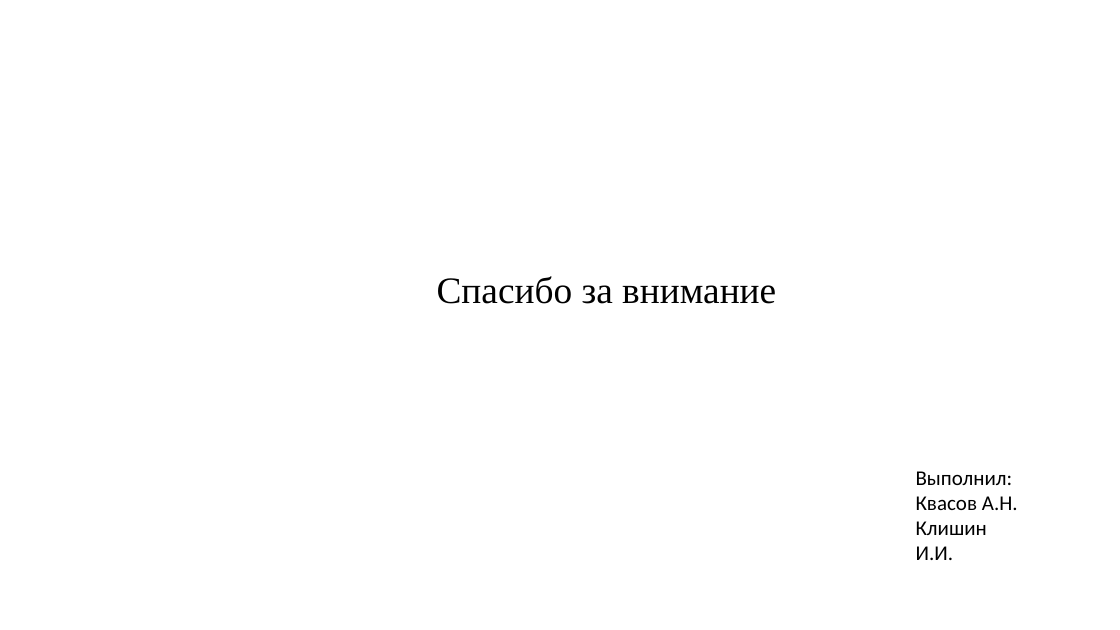
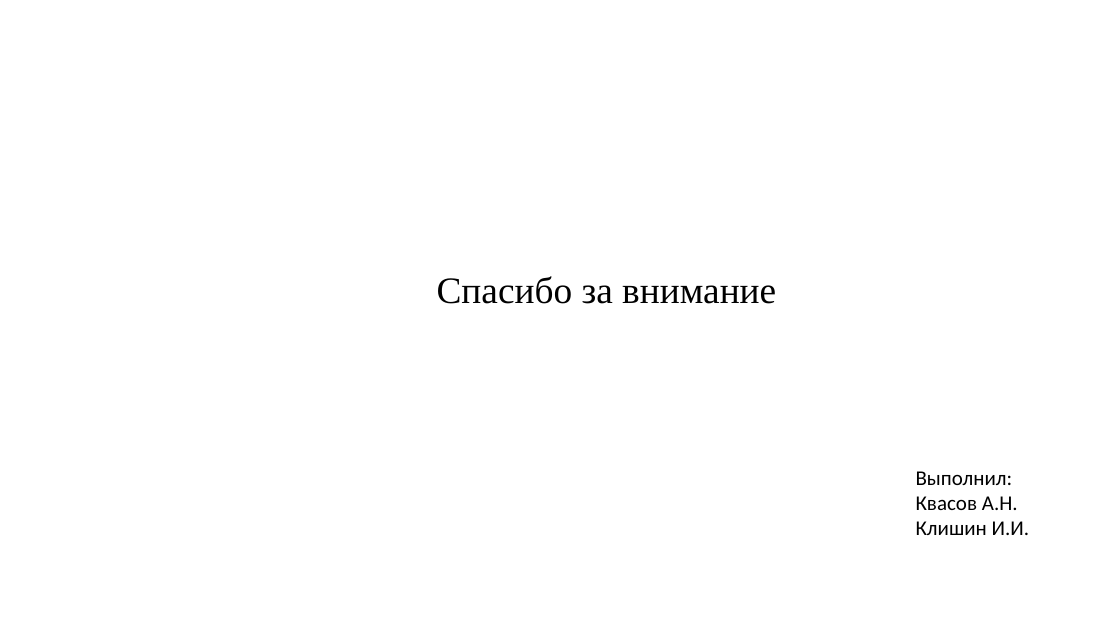
Before and after one commit to kvasov-dev/Medical-Analysis-System, a slide deck: slide 17 of Документация/Презентация.pptx (slide 18 before the commit). Drawn at 1120x630 pixels with LibreOffice and Linux fonts; fonts in the diff are those of the drawing. Boxes give left, top, right and bottom in pixels: in the first picture for what was removed or moved away, otherwise in the second. Text is boxed around its words. In the diff, an @@ line names an element or a change of style, - is before the commit and + after.

```diff
--- a/Документация/Презентация.pptx
+++ b/Документация/Презентация.pptx
@@ text "Выполнил:" rewrapped from <box>916,471,1018,560</box> to <box>916,471,1030,535</box> @@
```
Also in this commit, not shown: 3 other slides changed, 1 slide added, 2 slides removed, 1 other file.
